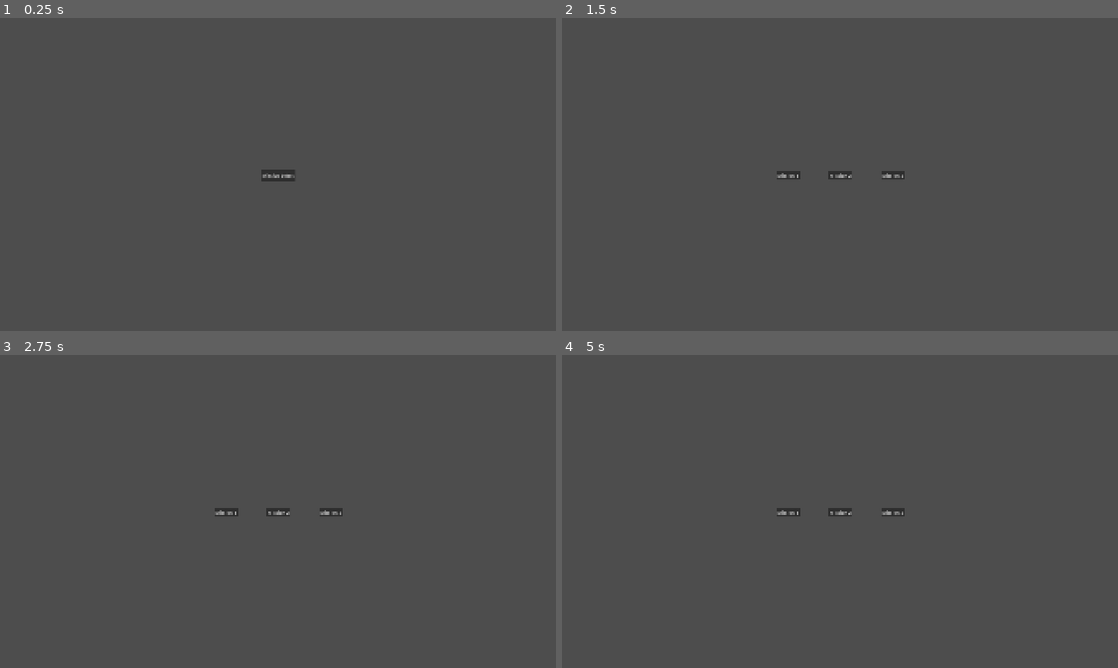
Above: before the commit, frames 1-4 (two rows, left to right).
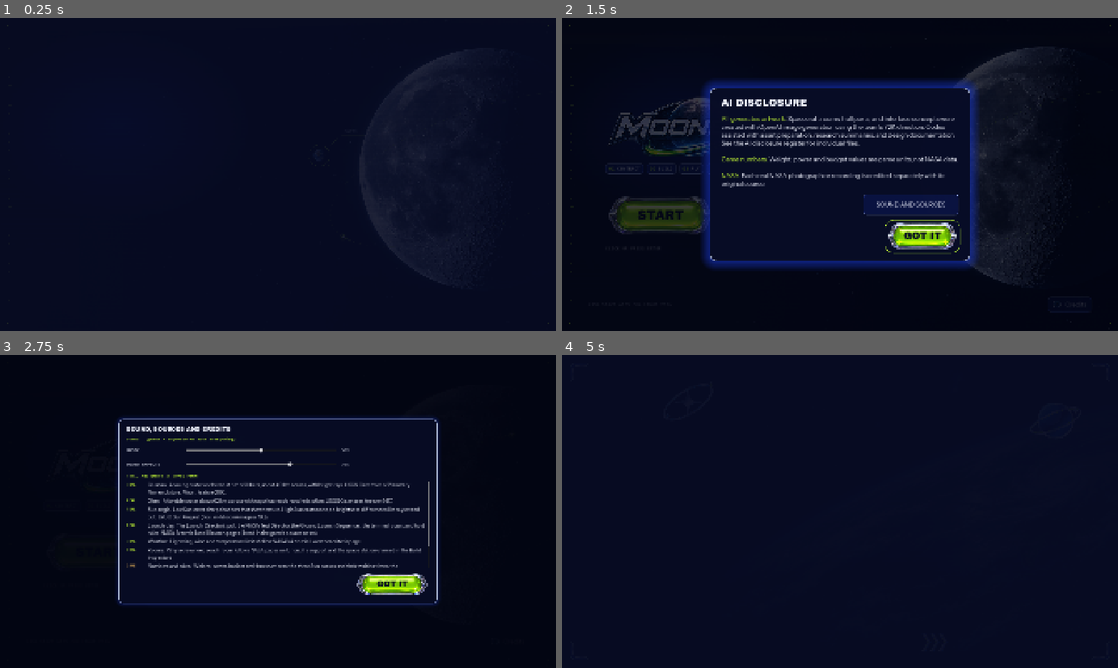
Above: after the commit, the same moments.

Repository: mathdude283/miners-in-space
Game: Godot game, scene res://title.tscn
Same seed, same stepped clock (60 frames per second), same inputs: the game is played once before the commit and once after it. Before the commit the project starts from res://main_menu.tscn.
Inputs (mouse positions are in pixels of both pictures, inside the frame that each line leads up to):
- Up to frame 1 (0.25 s): no input
- Up to frame 2 (1.5 s): click (840, 174) at 0.5 s, where only the run before the commit has a clickable "Mission Select"; click (1067, 305) at 1.25 s, where only the run after the commit has a clickable "Credits"
- Up to frame 3 (2.75 s): click (350, 542) at 2 s, where only the run after the commit has a clickable "SOUND AND SOURCES"
- Up to frame 4 (5 s): click (923, 574) at 2.75 s, where only the run after the commit has a clickable "GOT IT"; click (662, 552) at 3.5 s, where only the run after the commit has a clickable "START"; click (662, 555) at 4.25 s, where only the run after the commit has a clickable "START"

The runs differ from the first frame. In frame 1, 100% of the frame differs, in the area x 0-100%, y 0-100%; in frame 2, 99%; in frame 3, 99%; in frame 4, 100%.

Commit message:
Add the title screen, project settings and the plan to finish
Co-Authored-By: Claude Sonnet 5.5 <noreply@anthropic.com>

Diff:
--- a/main_menu.gd
+++ b/main_menu.gd
@@ -54,4 +54,4 @@
 
 
 func _on_accept_mission_button_pressed() -> void:
-	get_tree().change_scene_to_packed(PlayerData.mission_design_scene)
+	get_tree().change_scene_to_file("res://build_screen.tscn")
--- a/project.godot
+++ b/project.godot
@@ -8,16 +8,22 @@
 
 config_version=5
 
+[animation]
+
+compatibility/default_parent_skeleton_in_mesh_instance_3d=true
+
 [application]
 
 config/name="Miners In Space"
-run/main_scene="uid://c3mh7uidagdig"
-config/features=PackedStringArray("4.3", "GL Compatibility")
+run/main_scene="res://title.tscn"
+config/features=PackedStringArray("4.7", "GL Compatibility")
 config/icon="res://icon.svg"
 
 [autoload]
 
 PlayerData="*uid://bluhbmryntjil"
+Sfx="*res://sfx.gd"
+Music="*res://music.gd"
 
 [display]
 
--- /dev/null
+++ b/title.gd
@@ -0,0 +1,209 @@
+extends Control
+## Title screen. One primary button (Start), one quiet one (Credits).
+
+const STAGES := ["Contract", "Build", "Fly", "Report"]
+const PHOSPHOR := Color("c8ff36")
+const NEAR_WHITE := Color("f2f5ff")
+const COBALT := Color("1736cc")
+
+## Scene that opens when the player presses Start.
+@export_file("*.tscn") var next_scene: String = "res://mission_select.tscn"
+
+@onready var background: TextureRect = $Background
+@onready var stars: CPUParticles2D = $Stars
+@onready var logo: TextureRect = $Content/Column/Logo
+@onready var stages_row: HBoxContainer = $Content/Column/Stages
+@onready var start_button: Button = $Content/Column/StartButton
+@onready var hint: Label = $Content/Column/Hint
+@onready var bottom_bar: Control = $BottomBar
+@onready var credits_button: Button = $BottomBar/CreditsButton
+@onready var credits_layer: Control = $CreditsLayer
+@onready var credits_panel: Control = $CreditsLayer/Center/Panel
+@onready var credits_close: Button = $CreditsLayer/Center/Panel/Column/CloseButton
+@onready var fade: ColorRect = $Fade
+
+var _starting := false
+var _parallax := Vector2.ZERO
+
+
+func _ready() -> void:
+	Music.play("design")
+	_build_stage_chips()
+	_fit_to_size()
+	resized.connect(_fit_to_size)
+	start_button.resized.connect(_center_pivot.bind(start_button))
+	logo.resized.connect(_center_pivot.bind(logo))
+
+	start_button.pressed.connect(_on_start_pressed)
+	start_button.mouse_entered.connect(_pop.bind(start_button, 1.05))
+	start_button.mouse_exited.connect(_pop.bind(start_button, 1.0))
+	start_button.focus_entered.connect(_pop.bind(start_button, 1.05))
+	start_button.focus_exited.connect(_pop.bind(start_button, 1.0))
+	credits_button.pressed.connect(_open_credits)
+	credits_close.pressed.connect(_close_credits)
+	# A way to the sound sliders and the sources, inside the credits box (the title page itself stays calm)
+	var more := Button.new()
+	more.text = "SOUND AND SOURCES"
+	more.theme_type_variation = &"OutlineButton"
+	more.add_theme_font_size_override("font_size", 22)
+	more.custom_minimum_size = Vector2(330, 72)
+	more.size_flags_horizontal = Control.SIZE_SHRINK_END
+	more.pressed.connect(func(): add_child(SourcesPanel.new()))
+	var col: Control = $CreditsLayer/Center/Panel/Column
+	col.add_child(more)
+	col.move_child(more, credits_close.get_index())
+
+	credits_layer.hide()
+	# Clicking anywhere outside the panel closes it too.
+	$CreditsLayer/Dim.gui_input.connect(_on_dim_input)
+	start_button.grab_focus()
+	_play_intro()
+	_play_idle()
+	_show_ai_notice_once()
+
+
+func _process(delta: float) -> void:
+	# Gentle parallax: the moon plate shifts a little against the mouse.
+	var mouse := get_viewport().get_mouse_position()
+	var offset := (mouse / get_viewport_rect().size - Vector2(0.5, 0.5)) * -26.0
+	_parallax = _parallax.lerp(offset, clampf(delta * 3.0, 0.0, 1.0))
+	background.position = _parallax
+
+
+func _unhandled_input(event: InputEvent) -> void:
+	if credits_layer.visible and event.is_action_pressed("ui_cancel"):
+		_close_credits()
+		get_viewport().set_input_as_handled()
+
+
+# ---------- layout helpers ----------
+
+func _fit_to_size() -> void:
+	background.pivot_offset = size * 0.5
+	stars.position = size * 0.5
+	stars.emission_rect_extents = size * 0.5
+
+
+func _center_pivot(control: Control) -> void:
+	control.pivot_offset = control.size * 0.5
+
+
+func _pop(control: Control, target: float) -> void:
+	var tw := create_tween()
+	tw.tween_property(control, "scale", Vector2(target, target), 0.14).set_trans(Tween.TRANS_BACK).set_ease(Tween.EASE_OUT)
+
+
+func _build_stage_chips() -> void:
+	for i in STAGES.size():
+		var chip := PanelContainer.new()
+		chip.mouse_filter = Control.MOUSE_FILTER_IGNORE
+		var style := StyleBoxFlat.new()
+		style.bg_color = Color(COBALT, 0.28)
+		style.set_border_width_all(2)
+		style.border_color = Color(0.62, 0.70, 0.95, 0.55)
+		style.set_corner_radius_all(8)
+		style.content_margin_left = 12
+		style.content_margin_right = 14
+		style.content_margin_top = 7
+		style.content_margin_bottom = 7
+		chip.add_theme_stylebox_override("panel", style)
+
+		var row := HBoxContainer.new()
+		row.add_theme_constant_override("separation", 9)
+		chip.add_child(row)
+
+		var num := Label.new()
+		num.theme_type_variation = &"MonoLabel"
+		num.text = "%02d" % (i + 1)
+		num.add_theme_color_override("font_color", PHOSPHOR)
+		row.add_child(num)
+
+		var name_label := Label.new()
+		name_label.theme_type_variation = &"MonoLabel"
+		name_label.text = String(STAGES[i]).to_upper()
+		name_label.add_theme_color_override("font_color", NEAR_WHITE)
+		row.add_child(name_label)
+
+		stages_row.add_child(chip)
+
+
+# ---------- motion ----------
+
+func _play_intro() -> void:
+	fade.color.a = 1.0
+	var reveal: Array[Control] = [logo]
+	reveal.append_array(stages_row.get_children().map(func(n): return n as Control))
+	reveal.append(start_button)
+	reveal.append(hint)
+	reveal.append(bottom_bar)
+	for node in reveal:
+		node.modulate.a = 0.0
+
+	var tw := create_tween()
+	tw.tween_property(fade, "color:a", 0.0, 1.1).set_trans(Tween.TRANS_SINE)
+	var t := 0.35
+	for node in reveal:
+		tw.parallel().tween_property(node, "modulate:a", 1.0, 0.55).set_delay(t)
+		t += 0.12
+	logo.scale = Vector2(0.94, 0.94)
+	tw.parallel().tween_property(logo, "scale", Vector2.ONE, 0.9).set_delay(0.3).set_trans(Tween.TRANS_QUART).set_ease(Tween.EASE_OUT)
+
+
+func _play_idle() -> void:
+	# Slow push-in on the moon plate.
+	background.scale = Vector2(1.06, 1.06)
+	var drift := create_tween().set_loops()
+	drift.tween_property(background, "scale", Vector2(1.1, 1.1), 28.0).set_trans(Tween.TRANS_SINE).set_ease(Tween.EASE_IN_OUT)
+	drift.tween_property(background, "scale", Vector2(1.06, 1.06), 28.0).set_trans(Tween.TRANS_SINE).set_ease(Tween.EASE_IN_OUT)
+
+	# Logo glow breathes.
+	var glow := create_tween().set_loops()
+	glow.tween_property(logo, "self_modulate", Color(1.12, 1.12, 1.2, 1.0), 2.4).set_trans(Tween.TRANS_SINE).set_ease(Tween.EASE_IN_OUT)
+	glow.tween_property(logo, "self_modulate", Color(0.96, 0.96, 1.0, 1.0), 2.4).set_trans(Tween.TRANS_SINE).set_ease(Tween.EASE_IN_OUT)
+
+
+# ---------- actions ----------
+
+## The AI disclosure opens by itself the first time and stays until the player clicks it away.
+## There is no timer: it only closes on a click, Esc or the button.
+func _show_ai_notice_once() -> void:
+	if PlayerData.ai_notice_seen:
+		return
+	await get_tree().create_timer(1.5).timeout
+	if is_inside_tree() and not _starting and not credits_layer.visible:
+		_open_credits()
+
+
+func _on_dim_input(event: InputEvent) -> void:
+	if event is InputEventMouseButton and event.pressed and event.button_index == MOUSE_BUTTON_LEFT:
+		_close_credits()
+
+
+func _on_start_pressed() -> void:
+	if _starting:
+		return
+	_starting = true
+	fade.mouse_filter = Control.MOUSE_FILTER_STOP
+	var tw := create_tween().set_parallel()
+	tw.tween_property(fade, "color:a", 1.0, 0.6).set_ease(Tween.EASE_IN)
+	tw.tween_property(background, "scale", background.scale * 1.1, 0.6).set_ease(Tween.EASE_IN)
+	await tw.finished
+	get_tree().change_scene_to_file(next_scene)
+
+
+func _open_credits() -> void:
+	start_button.focus_mode = Control.FOCUS_NONE
+	credits_layer.modulate.a = 0.0
+	credits_layer.show()
+	create_tween().tween_property(credits_layer, "modulate:a", 1.0, 0.18)
+	credits_close.grab_focus()
+
+
+func _close_credits() -> void:
+	PlayerData.ai_notice_seen = true
+	var tw := create_tween()
+	tw.tween_property(credits_layer, "modulate:a", 0.0, 0.14)
+	await tw.finished
+	credits_layer.hide()
+	start_button.focus_mode = Control.FOCUS_ALL
+	start_button.grab_focus()
--- /dev/null
+++ b/title.tscn
@@ -0,0 +1,301 @@
+[gd_scene load_steps=19 format=3]
+
+[ext_resource type="Script" path="res://title.gd" id="1_title"]
+[ext_resource type="Script" path="res://hud_frame.gd" id="2_hud"]
+[ext_resource type="Theme" path="res://assets/themes/moonbound_theme.tres" id="3_theme"]
+[ext_resource type="Texture2D" path="res://assets/ui/title/moon_bg.png" id="4_moon"]
+[ext_resource type="Texture2D" path="res://assets/ui/title/logo.png" id="5_logo"]
+[ext_resource type="Shader" path="res://assets/shaders/crt_overlay.gdshader" id="6_crt"]
+[ext_resource type="Texture2D" path="res://assets/ui/title/icon_info.png" id="7_info"]
+[ext_resource type="Script" path="res://sky_hud.gd" id="8_sky"]
+
+[sub_resource type="Gradient" id="Gradient_star_ramp"]
+offsets = PackedFloat32Array(0, 0.5, 1)
+colors = PackedColorArray(1, 1, 1, 0, 1, 1, 1, 1, 1, 1, 1, 0)
+
+[sub_resource type="Gradient" id="Gradient_star_dot"]
+colors = PackedColorArray(1, 1, 1, 1, 1, 1, 1, 0)
+
+[sub_resource type="GradientTexture2D" id="GradientTexture2D_star"]
+gradient = SubResource("Gradient_star_dot")
+width = 64
+height = 64
+fill = 1
+fill_from = Vector2(0.5, 0.5)
+fill_to = Vector2(1, 0.5)
+
+[sub_resource type="Gradient" id="Gradient_left_shade"]
+offsets = PackedFloat32Array(0, 0.42, 0.78)
+colors = PackedColorArray(0.027, 0.043, 0.133, 0.94, 0.027, 0.043, 0.133, 0.68, 0.027, 0.043, 0.133, 0)
+
+[sub_resource type="GradientTexture2D" id="GradientTexture2D_left_shade"]
+gradient = SubResource("Gradient_left_shade")
+width = 512
+height = 4
+fill_from = Vector2(0, 0)
+fill_to = Vector2(1, 0)
+
+[sub_resource type="Gradient" id="Gradient_glow"]
+colors = PackedColorArray(0.09, 0.21, 0.8, 0.34, 0.09, 0.21, 0.8, 0)
+
+[sub_resource type="GradientTexture2D" id="GradientTexture2D_glow"]
+gradient = SubResource("Gradient_glow")
+width = 256
+height = 256
+fill = 1
+fill_from = Vector2(0.5, 0.5)
+fill_to = Vector2(1, 0.5)
+
+[sub_resource type="CanvasItemMaterial" id="CanvasItemMaterial_add"]
+blend_mode = 1
+
+[sub_resource type="ShaderMaterial" id="ShaderMaterial_crt"]
+shader = ExtResource("6_crt")
+
+[node name="Title" type="Control"]
+layout_mode = 3
+anchors_preset = 15
+anchor_right = 1.0
+anchor_bottom = 1.0
+grow_horizontal = 2
+grow_vertical = 2
+theme = ExtResource("3_theme")
+script = ExtResource("1_title")
+
+[node name="Background" type="TextureRect" parent="."]
+layout_mode = 1
+anchors_preset = 15
+anchor_right = 1.0
+anchor_bottom = 1.0
+grow_horizontal = 2
+grow_vertical = 2
+mouse_filter = 2
+texture = ExtResource("4_moon")
+expand_mode = 1
+stretch_mode = 6
+
+[node name="SkyHud" type="Control" parent="Background"]
+layout_mode = 1
+anchors_preset = 15
+anchor_right = 1.0
+anchor_bottom = 1.0
+grow_horizontal = 2
+grow_vertical = 2
+mouse_filter = 2
+script = ExtResource("8_sky")
+
+[node name="Stars" type="CPUParticles2D" parent="."]
+position = Vector2(960, 540)
+amount = 110
+texture = SubResource("GradientTexture2D_star")
+lifetime = 6.0
+preprocess = 6.0
+randomness = 1.0
+local_coords = true
+emission_shape = 3
+emission_rect_extents = Vector2(960, 540)
+direction = Vector2(0, 0)
+spread = 0.0
+gravity = Vector2(0, 0)
+scale_amount_min = 0.03
+scale_amount_max = 0.14
+color = Color(0.85, 0.92, 1, 1)
+color_ramp = SubResource("Gradient_star_ramp")
+
+[node name="LeftShade" type="TextureRect" parent="."]
+layout_mode = 1
+anchors_preset = 15
+anchor_right = 1.0
+anchor_bottom = 1.0
+grow_horizontal = 2
+grow_vertical = 2
+mouse_filter = 2
+texture = SubResource("GradientTexture2D_left_shade")
+expand_mode = 1
+
+[node name="LogoGlow" type="TextureRect" parent="."]
+material = SubResource("CanvasItemMaterial_add")
+layout_mode = 0
+offset_left = -60.0
+offset_top = 40.0
+offset_right = 880.0
+offset_bottom = 700.0
+mouse_filter = 2
+texture = SubResource("GradientTexture2D_glow")
+expand_mode = 1
+
+[node name="Crt" type="ColorRect" parent="."]
+material = SubResource("ShaderMaterial_crt")
+layout_mode = 1
+anchors_preset = 15
+anchor_right = 1.0
+anchor_bottom = 1.0
+grow_horizontal = 2
+grow_vertical = 2
+mouse_filter = 2
+
+[node name="HudFrame" type="Control" parent="."]
+layout_mode = 1
+anchors_preset = 15
+anchor_right = 1.0
+anchor_bottom = 1.0
+grow_horizontal = 2
+grow_vertical = 2
+mouse_filter = 2
+script = ExtResource("2_hud")
+inset = 28.0
+arm = 46.0
+ornaments = false
+
+[node name="Content" type="MarginContainer" parent="."]
+layout_mode = 1
+anchors_preset = 15
+anchor_right = 1.0
+anchor_bottom = 1.0
+grow_horizontal = 2
+grow_vertical = 2
+mouse_filter = 2
+theme_override_constants/margin_left = 150
+theme_override_constants/margin_top = 120
+theme_override_constants/margin_right = 960
+theme_override_constants/margin_bottom = 130
+
+[node name="Column" type="VBoxContainer" parent="Content"]
+layout_mode = 2
+mouse_filter = 2
+theme_override_constants/separation = 26
+alignment = 1
+
+[node name="Logo" type="TextureRect" parent="Content/Column"]
+custom_minimum_size = Vector2(700, 212)
+layout_mode = 2
+size_flags_horizontal = 0
+mouse_filter = 2
+texture = ExtResource("5_logo")
+expand_mode = 1
+stretch_mode = 5
+
+[node name="Stages" type="HBoxContainer" parent="Content/Column"]
+layout_mode = 2
+mouse_filter = 2
+theme_override_constants/separation = 10
+
+[node name="Spacer" type="Control" parent="Content/Column"]
+custom_minimum_size = Vector2(0, 18)
+layout_mode = 2
+mouse_filter = 2
+
+[node name="StartButton" type="Button" parent="Content/Column"]
+custom_minimum_size = Vector2(380, 150)
+layout_mode = 2
+size_flags_horizontal = 0
+theme_type_variation = &"PrimaryButton"
+text = "START"
+
+[node name="Hint" type="Label" parent="Content/Column"]
+layout_mode = 2
+mouse_filter = 2
+theme_type_variation = &"MonoLabel"
+theme_override_colors/font_color = Color(0.949, 0.961, 1, 0.6)
+text = "CLICK OR PRESS ENTER"
+
+[node name="BottomBar" type="HBoxContainer" parent="."]
+layout_mode = 1
+anchors_preset = 12
+anchor_top = 1.0
+anchor_right = 1.0
+anchor_bottom = 1.0
+offset_left = 90.0
+offset_top = -118.0
+offset_right = -90.0
+offset_bottom = -64.0
+grow_horizontal = 2
+grow_vertical = 0
+alignment = 2
+
+[node name="Credit" type="Label" parent="BottomBar"]
+layout_mode = 2
+size_flags_horizontal = 3
+size_flags_vertical = 1
+mouse_filter = 2
+theme_type_variation = &"MonoLabel"
+theme_override_colors/font_color = Color(0.949, 0.961, 1, 0.6)
+text = "NASA SPACE APPS CHALLENGE 2026"
+vertical_alignment = 1
+
+[node name="CreditsButton" type="Button" parent="BottomBar"]
+custom_minimum_size = Vector2(0, 54)
+layout_mode = 2
+theme_type_variation = &"GhostButton"
+text = "Credits"
+icon = ExtResource("7_info")
+
+[node name="CreditsLayer" type="Control" parent="."]
+visible = false
+layout_mode = 1
+anchors_preset = 15
+anchor_right = 1.0
+anchor_bottom = 1.0
+grow_horizontal = 2
+grow_vertical = 2
+
+[node name="Dim" type="ColorRect" parent="CreditsLayer"]
+layout_mode = 1
+anchors_preset = 15
+anchor_right = 1.0
+anchor_bottom = 1.0
+grow_horizontal = 2
+grow_vertical = 2
+color = Color(0.01, 0.02, 0.07, 0.78)
+
+[node name="Center" type="CenterContainer" parent="CreditsLayer"]
+layout_mode = 1
+anchors_preset = 15
+anchor_right = 1.0
+anchor_bottom = 1.0
+grow_horizontal = 2
+grow_vertical = 2
+mouse_filter = 2
+
+[node name="Panel" type="PanelContainer" parent="CreditsLayer/Center"]
+custom_minimum_size = Vector2(900, 0)
+layout_mode = 2
+
+[node name="Column" type="VBoxContainer" parent="CreditsLayer/Center/Panel"]
+layout_mode = 2
+theme_override_constants/separation = 22
+
+[node name="Heading" type="Label" parent="CreditsLayer/Center/Panel/Column"]
+layout_mode = 2
+theme_type_variation = &"DisplayLabel"
+text = "AI DISCLOSURE"
+
+[node name="Body" type="RichTextLabel" parent="CreditsLayer/Center/Panel/Column"]
+layout_mode = 2
+theme_override_colors/default_color = Color(0.949, 0.961, 1, 0.92)
+theme_override_font_sizes/normal_font_size = 22
+bbcode_enabled = true
+text = "[color=#c8ff36]AI-generated artwork.[/color] Spacecraft rooms, hull parts, and interface concepts were created with OpenAI image generation using the team's Y2K direction. Codex assisted with asset preparation, research summaries, and design documentation. See the AI disclosure register for individual files.
+
+[color=#c8ff36]Game numbers.[/color] Weight, power and budget values are game units, not NASA data.
+
+[color=#c8ff36]NASA.[/color] Each real NASA photograph or recording is credited separately with its original source."
+fit_content = true
+
+[node name="CloseButton" type="Button" parent="CreditsLayer/Center/Panel/Column"]
+custom_minimum_size = Vector2(250, 104)
+layout_mode = 2
+size_flags_horizontal = 8
+theme_type_variation = &"PrimaryButton"
+theme_override_font_sizes/font_size = 34
+text = "GOT IT"
+
+[node name="Fade" type="ColorRect" parent="."]
+layout_mode = 1
+anchors_preset = 15
+anchor_right = 1.0
+anchor_bottom = 1.0
+grow_horizontal = 2
+grow_vertical = 2
+mouse_filter = 2
+color = Color(0.027, 0.043, 0.133, 1)
Not shown, added: title.gd.uid
Not shown, added: FINISH-PLAN.md
